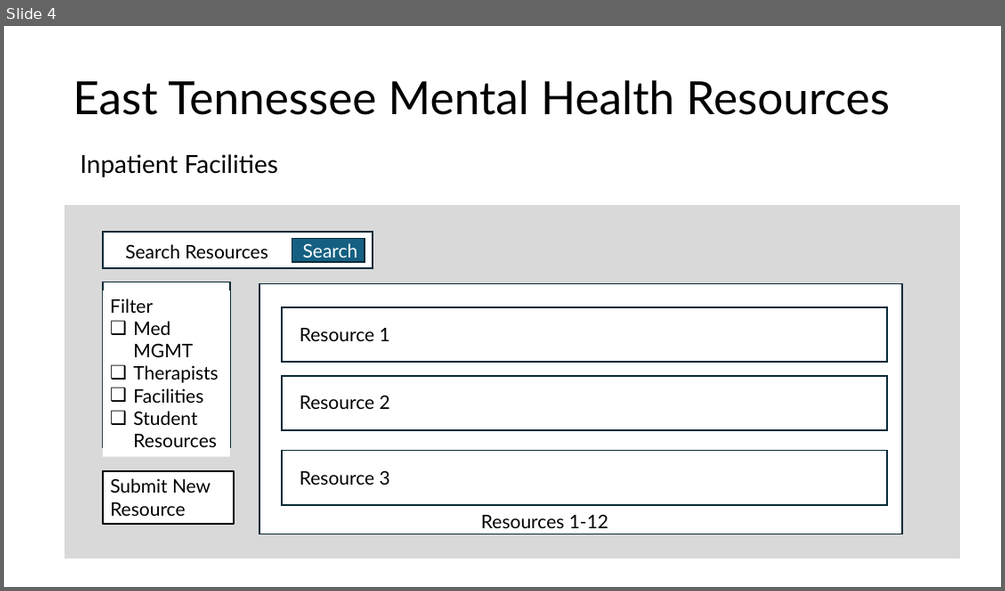
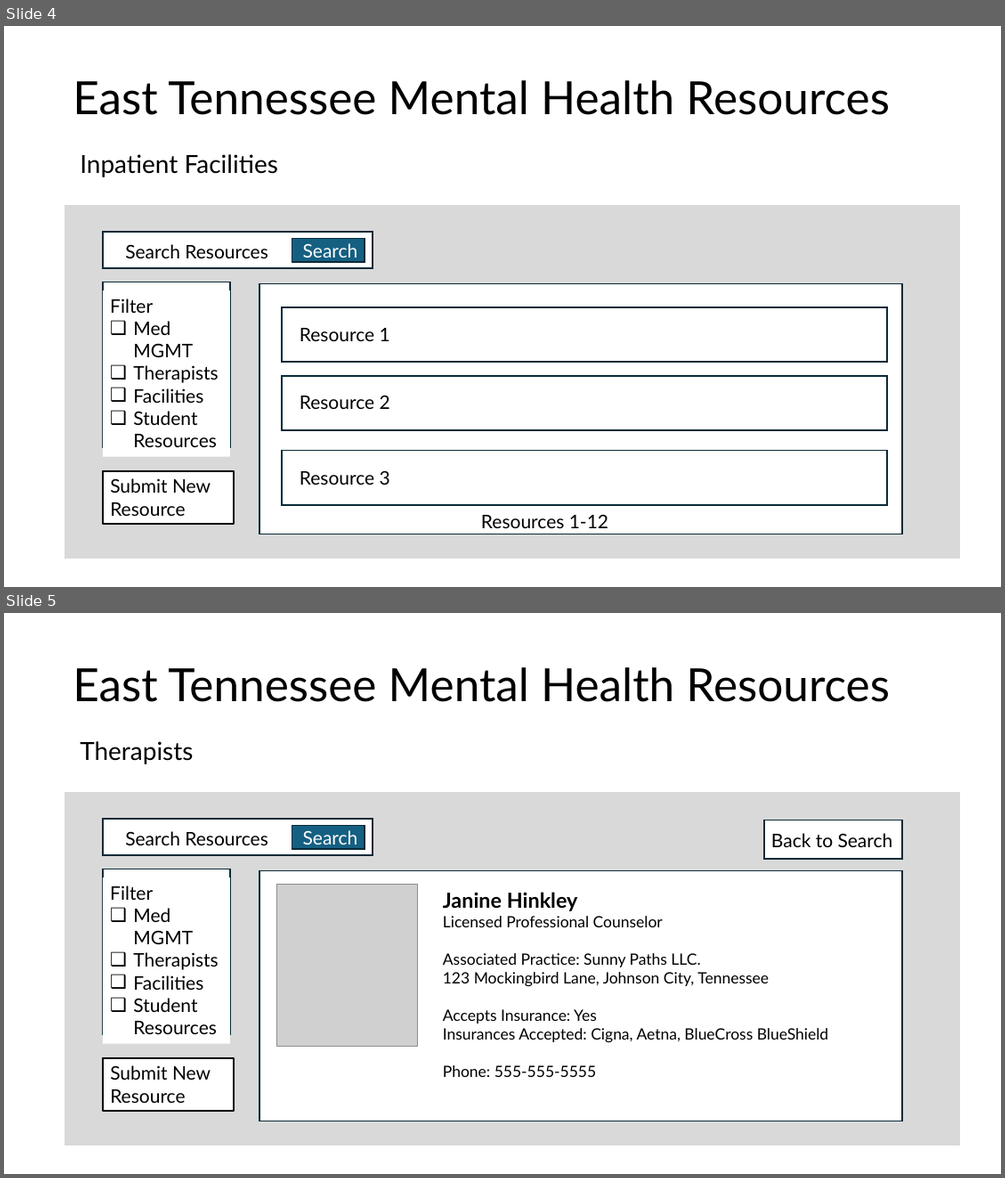
Before and after one commit to ReislerJ/East_TN_MH_Resources, a slide deck: Mock Slides.pptx. Shown one above the other, each under a label of ours: slide 4 before the commit, slides 4 and 5 after it. The pictures are 1005x591 and 1005x1178 pixels, drawn with LibreOffice and Linux fonts; fonts in the diff are those of the drawing; grey boxes stand for pictures; background and template pictures are left out. Boxes give left, top, right and bottom in pixels: in the first picture for what was removed or moved away, otherwise in the second. Text is boxed around its words. In the diff, an @@ line names an element or a change of style, - is before the commit and + after.

Commit message:
Added Indiv view of Resource Slide

```diff
--- a/Mock Slides.pptx
+++ b/Mock Slides.pptx
@@ slide 5 added at <box>4,613,1001,1174</box>, background picture (left out) @@
@@ title added at <box>73,667,890,702</box>, 44 pt, text #000000 @@
+East Tennessee Mental Health Resources
@@ text added at <box>80,741,193,764</box>, 24 pt, text #000000 @@
+Therapists
@@ rectangle added at <box>65,793,959,1144</box>, fill #D9D9D9, outline #D9D9D9 1.5 pt @@
@@ rectangle added at <box>103,819,372,855</box>, fill #FFFFFF, outline #092A39 1.5 pt @@
@@ rectangle added at <box>118,823,286,853</box>, fill #FFFFFF, 18 pt, text #000000 @@
+Search Resources
@@ rectangle added at <box>291,826,364,849</box>, fill #156082, outline #092A39 1.5 pt @@
@@ rectangle added at <box>764,820,902,859</box>, fill #FFFFFF, outline #092A39 1.5 pt @@
@@ text added at <box>303,830,358,849</box>, 18 pt, text #FFFFFF @@
+Search
@@ text added at <box>771,833,893,847</box>, 18 pt, text #000000 @@
+Back to Search
@@ rectangle added at <box>103,868,230,1034</box>, fill #FFFFFF, outline #092A39 1.5 pt @@
@@ rectangle added at <box>103,877,230,1044</box>, fill #FFFFFF, 18 pt, text #000000 @@
+Filter
+❑ Med MGMT
+❑ Therapists
+❑ Facilities
+❑ Student Resources
@@ rectangle added at <box>259,871,903,1121</box>, fill #FFFFFF, outline #092A39 1.5 pt @@
@@ picture added at <box>277,884,418,1046</box> @@
@@ text added at <box>443,892,828,1043</box>, 15 pt, text #000000 @@
+Janine Hinkley
+Licensed Professional Counselor
+Associated Practice: Sunny Paths LLC.
+123 Mockingbird Lane, Johnson City, Tennessee
+Accepts Insurance: Yes
+Insurances Accepted: Cigna, Aetna, BlueCross BlueShield
+Phone: 555-555-5555
@@ rectangle added at <box>103,1058,234,1111</box>, fill #FFFFFF, outline #000000 1.5 pt, 18 pt, text #000000 @@
+Submit New
+Resource
```
Also in this commit, not shown: 1 slide changed.
